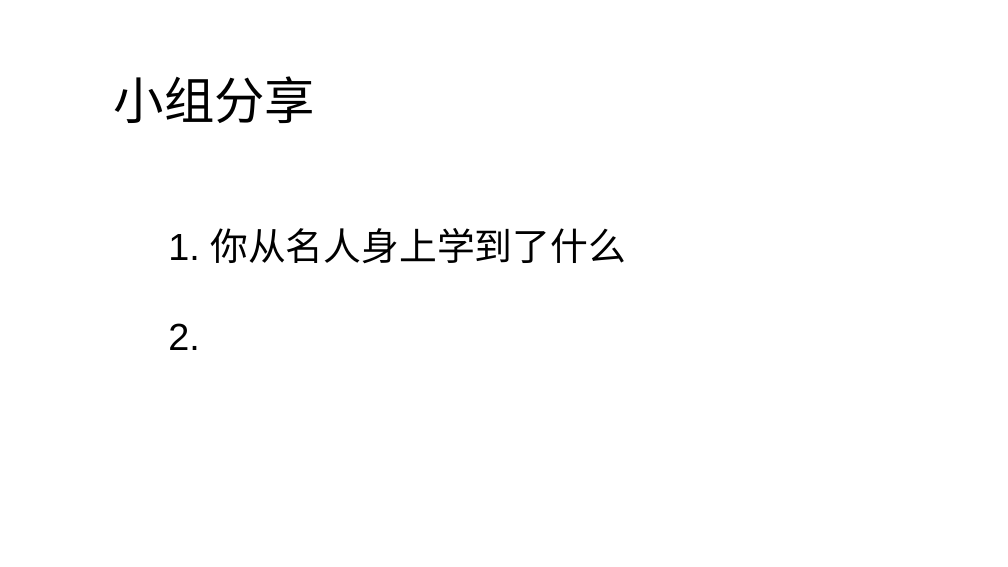
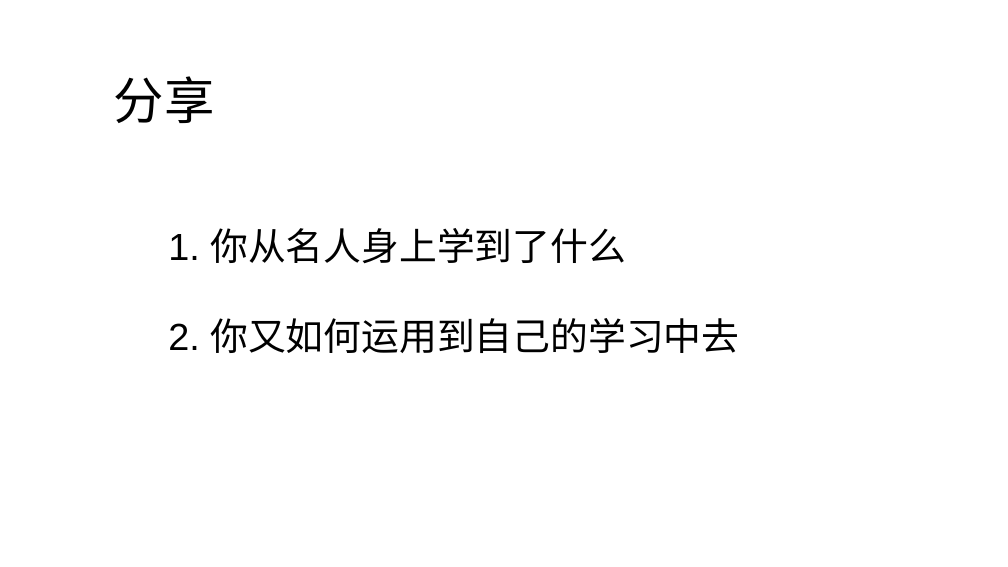
Before and after one commit to jeefies/ppt, a slide deck: slide 10 of 坚持.pptx. Drawn at 1008x567 pixels with LibreOffice and Linux fonts; fonts in the diff are those of the drawing. Boxes give left, top, right and bottom in pixels: in the first picture for what was removed or moved away, otherwise in the second. Text is boxed around its words. In the diff, an @@ line names an element or a change of style, - is before the commit and + after.

```diff
--- a/坚持.pptx
+++ b/坚持.pptx
@@ text at (x1=114, y1=76, x2=215, y2=123): text changed @@
-小组分享
+分享
@@ text at (x1=168, y1=318, x2=739, y2=353): text changed @@
-2.
+2. 你又如何运用到自己的学习中去
```
Also in this commit, not shown: 2 other slides changed.
